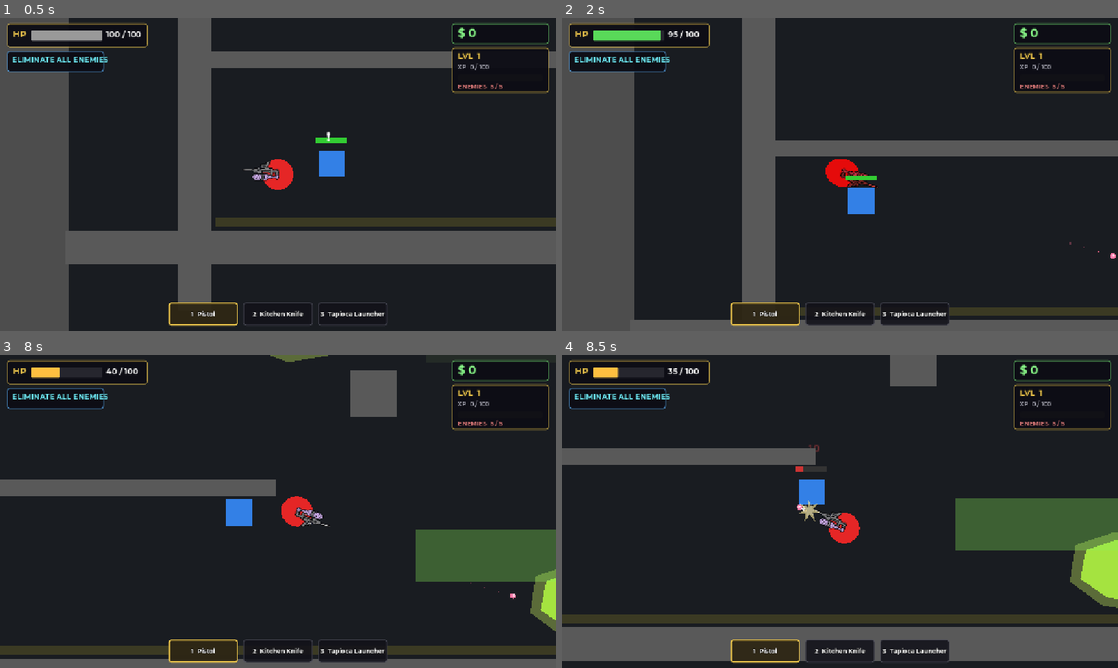
Above: before the commit, frames 1-4 (two rows, left to right).
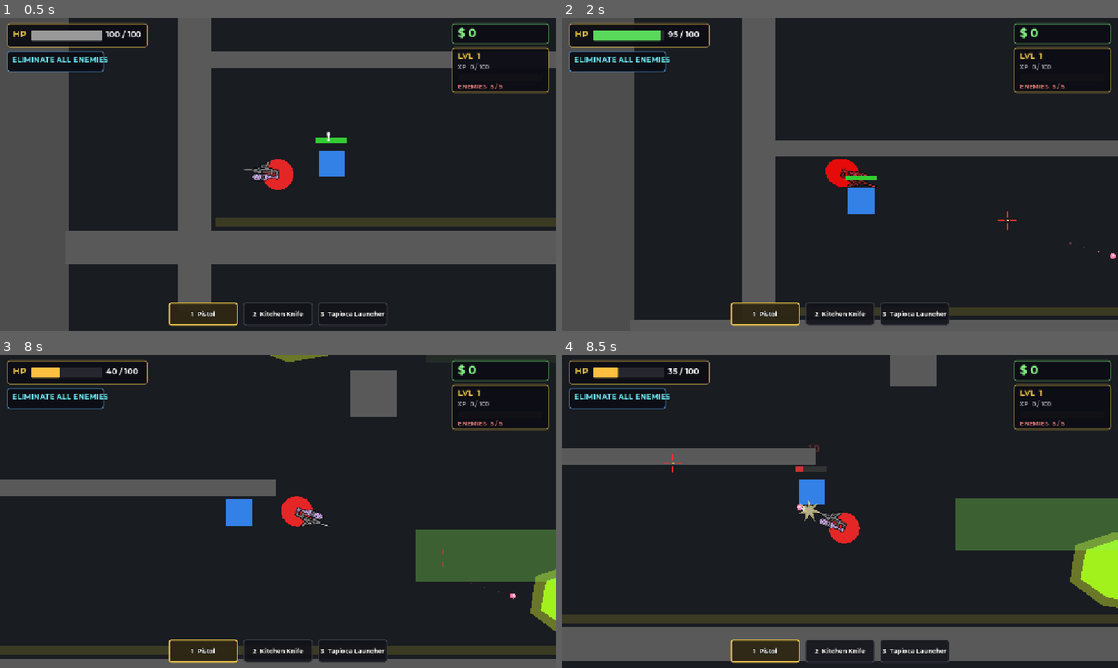
Above: after the commit, the same moments.

Repository: coyote321/BobaGame
Game: Godot game, scene res://Scenes/MissionScene5.tscn
Same seed, same stepped clock (60 frames per second), same inputs: the game is played once before the commit and once after it. This scene is started directly instead of the project's main scene. Sound files missing from this copy of the repository are replaced by a short silence.
Inputs (mouse positions are in pixels of both pictures, inside the frame that each line leads up to):
- Up to frame 1 (0.5 s): no input
- Up to frame 2 (2 s): tap Enter at 0.5 s; move the mouse to (812, 237) at 0.52 s; hold W (move_up) from 0.53 s (still down); tap G (ability) at 0.6 s; click (812, 237) at 0.67 s; move the mouse to (1006, 221) at 1.27 s; right-click (1006, 221) at 1.35 s; click (1006, 221) at 1.42 s
- Up to frame 3 (8 s): move the mouse to (111, 464) at 2.02 s; release W (move_up) at 2.03 s; press the mouse at (111, 464) at 2.03 s; hold A (move_left) 2.03-3.53 s; move the mouse to (305, 511) at 2.77 s; release the mouse at (305, 511) at 2.78 s; tap Ctrl (crouch) at 2.85 s; click (305, 511) at 2.92 s; move the mouse to (194, 433) at 3.52 s; hold S (move_down) 3.53-4.28 s; hold E (interact) 3.53-4.28 s; click (194, 433) at 3.67 s; move the mouse to (400, 495) at 4.27 s; hold D (move_right) 4.28-5.03 s; tap Shift (sprint) at 4.35 s; click (400, 495) at 4.42 s; move the mouse to (166, 527) at 5.02 s; hold W (move_up) 5.03-5.78 s; tap R (weapon_next) at 5.1 s; click (166, 527) at 5.17 s; move the mouse to (333, 442) at 5.77 s; hold D (move_right) from 5.78 s (still down); tap Q (weapon_prev) at 5.85 s; click (333, 442) at 5.92 s; move the mouse to (250, 574) at 6.52 s; tap G (ability) at 6.6 s; click (250, 574) at 6.67 s; move the mouse to (444, 558) at 7.27 s; right-click (444, 558) at 7.35 s; click (444, 558) at 7.42 s
- Up to frame 4 (8.5 s): move the mouse to (673, 464) at 8.02 s; release D (move_right) at 8.03 s; press the mouse at (673, 464) at 8.03 s; hold S (move_down) from 8.03 s (still down)

Frame 1 is identical in both runs. In frame 2, less than 0.1% of the frame differs, in the area x 78-82%, y 61-68%; in frame 3, 0.3%; in frame 4, 0.8%, in the area x 18-100%, y 31-78%.

Commit message:
powerplant scene

Diff:
--- a/Scenes/MissionScene5.tscn
+++ b/Scenes/MissionScene5.tscn
@@ -99,58 +99,58 @@
 
 [node name="Hazards" type="Node2D" parent="."]
 
-[node name="WastePoolWest" type="Area2D" parent="Hazards"]
+[node name="RadioactiveSludgeWest" type="Area2D" parent="Hazards"]
 position = Vector2(820, 760)
 collision_layer = 0
 collision_mask = 6
 script = ExtResource("7_hazard")
 mode = 1
 
-[node name="Visual" type="Polygon2D" parent="Hazards/WastePoolWest"]
-color = Color(0.62, 0.96, 0.18, 0.85)
+[node name="Visual" type="Polygon2D" parent="Hazards/RadioactiveSludgeWest"]
+color = Color(0.5, 1, 0.05, 0.9)
 polygon = PackedVector2Array(-90, -50, -40, -70, 30, -65, 80, -40, 90, 20, 50, 70, -20, 80, -75, 60, -100, 10)
 
-[node name="VisualGlow" type="Polygon2D" parent="Hazards/WastePoolWest"]
-color = Color(0.85, 1.0, 0.4, 0.35)
+[node name="VisualGlow" type="Polygon2D" parent="Hazards/RadioactiveSludgeWest"]
+color = Color(0.9, 1, 0.2, 0.4)
 polygon = PackedVector2Array(-110, -60, -50, -85, 40, -80, 95, -50, 110, 25, 65, 85, -25, 100, -90, 75, -120, 15)
 
-[node name="CollisionPolygon2D" type="CollisionPolygon2D" parent="Hazards/WastePoolWest"]
+[node name="CollisionPolygon2D" type="CollisionPolygon2D" parent="Hazards/RadioactiveSludgeWest"]
 polygon = PackedVector2Array(-90, -50, -40, -70, 30, -65, 80, -40, 90, 20, 50, 70, -20, 80, -75, 60, -100, 10)
 
-[node name="WastePoolEast" type="Area2D" parent="Hazards"]
+[node name="RadioactiveSludgeEast" type="Area2D" parent="Hazards"]
 position = Vector2(1580, 760)
 collision_layer = 0
 collision_mask = 6
 script = ExtResource("7_hazard")
 mode = 1
 
-[node name="Visual" type="Polygon2D" parent="Hazards/WastePoolEast"]
-color = Color(0.62, 0.96, 0.18, 0.85)
+[node name="Visual" type="Polygon2D" parent="Hazards/RadioactiveSludgeEast"]
+color = Color(0.5, 1, 0.05, 0.9)
 polygon = PackedVector2Array(-80, -60, -10, -75, 60, -55, 95, -10, 90, 50, 40, 80, -30, 75, -85, 40, -100, -10)
 
-[node name="VisualGlow" type="Polygon2D" parent="Hazards/WastePoolEast"]
-color = Color(0.85, 1.0, 0.4, 0.35)
+[node name="VisualGlow" type="Polygon2D" parent="Hazards/RadioactiveSludgeEast"]
+color = Color(0.9, 1, 0.2, 0.4)
 polygon = PackedVector2Array(-95, -75, -15, -90, 70, -70, 110, -15, 105, 60, 50, 95, -35, 90, -100, 55, -115, -15)
 
-[node name="CollisionPolygon2D" type="CollisionPolygon2D" parent="Hazards/WastePoolEast"]
+[node name="CollisionPolygon2D" type="CollisionPolygon2D" parent="Hazards/RadioactiveSludgeEast"]
 polygon = PackedVector2Array(-80, -60, -10, -75, 60, -55, 95, -10, 90, 50, 40, 80, -30, 75, -85, 40, -100, -10)
 
-[node name="WastePoolSouth" type="Area2D" parent="Hazards"]
+[node name="RadioactiveSludgeSouth" type="Area2D" parent="Hazards"]
 position = Vector2(1400, 1320)
 collision_layer = 0
 collision_mask = 6
 script = ExtResource("7_hazard")
 mode = 1
 
-[node name="Visual" type="Polygon2D" parent="Hazards/WastePoolSouth"]
-color = Color(0.62, 0.96, 0.18, 0.85)
+[node name="Visual" type="Polygon2D" parent="Hazards/RadioactiveSludgeSouth"]
+color = Color(0.5, 1, 0.05, 0.9)
 polygon = PackedVector2Array(-110, -40, -50, -60, 30, -55, 90, -30, 110, 20, 70, 55, 0, 65, -70, 50, -120, 15)
 
-[node name="VisualGlow" type="Polygon2D" parent="Hazards/WastePoolSouth"]
-color = Color(0.85, 1.0, 0.4, 0.35)
+[node name="VisualGlow" type="Polygon2D" parent="Hazards/RadioactiveSludgeSouth"]
+color = Color(0.9, 1, 0.2, 0.4)
 polygon = PackedVector2Array(-130, -50, -55, -75, 35, -70, 100, -40, 130, 25, 80, 70, 5, 80, -80, 65, -140, 20)
 
-[node name="CollisionPolygon2D" type="CollisionPolygon2D" parent="Hazards/WastePoolSouth"]
+[node name="CollisionPolygon2D" type="CollisionPolygon2D" parent="Hazards/RadioactiveSludgeSouth"]
 polygon = PackedVector2Array(-110, -40, -50, -60, 30, -55, 90, -30, 110, 20, 70, 55, 0, 65, -70, 50, -120, 15)
 
 [node name="RadiationCorridorNW" type="Area2D" parent="Hazards"]
--- a/Scripts/GameManager.gd
+++ b/Scripts/GameManager.gd
@@ -372,7 +372,7 @@
 	},
 	{
 		"target": "The Chief Engineer",
-		"desc": "Rogue insider holed up in the reactor hall — mind the waste pools.",
+		"desc": "Rogue insider holed up in a nuclear plant — radioactive sludge melts on contact.",
 		"scene": "res://Scenes/MissionScene5.tscn",
 		"mission_type": "boss_hunt",
 		"reward_min": 280, "reward_max": 400,
@@ -476,7 +476,7 @@
 	 "scene": "res://Scenes/MissionScene4.tscn",
 	 "reward_money": 200, "reward_xp": 140, "waves": 3, "time_limit": 120.0, "unlock_missions": 3,
 	 "color": Color(0.7, 0.45, 1.0)},
-	{"type": "boss_hunt", "label": "Reactor Breach", "desc": "Eliminate the rogue Chief Engineer inside an unstable reactor hall.",
+	{"type": "boss_hunt", "label": "Reactor Breach", "desc": "Eliminate the rogue Chief Engineer and avoid radioactive sludge.",
 	 "scene": "res://Scenes/MissionScene5.tscn",
 	 "reward_money": 240, "reward_xp": 180, "unlock_missions": 4,
 	 "color": Color(0.55, 0.95, 0.35)},
--- a/Scripts/Hazard.gd
+++ b/Scripts/Hazard.gd
@@ -25,7 +25,7 @@
 
 func _on_body_entered(body: Node) -> void:
 	if mode == Mode.WASTE:
-		_apply_damage(body, 9999.0)
+		_apply_sludge_melt(body)
 		return
 	if body not in _bodies:
 		_bodies.append(body)
@@ -43,3 +43,9 @@
 func _apply_damage(body: Node, amount: float) -> void:
 	if body.has_method("take_damage"):
 		body.take_damage(amount)
+
+func _apply_sludge_melt(body: Node) -> void:
+	if body.has_method("melt_die"):
+		body.melt_die()
+	else:
+		_apply_damage(body, 9999.0)
--- a/Scripts/PlayerController.gd
+++ b/Scripts/PlayerController.gd
@@ -26,6 +26,7 @@
 
 var _current_weapon_node: Node2D = null
 var _weapon_scene_cache: Dictionary = {}
+var _crosshair: Node2D = null
 
 func _make_sfx(stream: AudioStream, volume: float = 0.0) -> AudioStreamPlayer:
 	var sfx = AudioStreamPlayer.new()
@@ -50,6 +51,7 @@
 
 	await get_tree().process_frame
 	hud_node = get_tree().current_scene.find_child("HUD", true, false)
+	_create_crosshair()
 	_update_weapon_scene()
 
 func _physics_process(delta):
@@ -134,8 +136,49 @@
 	# Aim follows the mouse cursor. The right stick is wired to the mouse
 	# cursor via the JoystickCursor autoload, so this single path covers
 	# both keyboard+mouse and Xbox controller players.
+	_update_crosshair()
 	if has_node("Visuals"):
 		$Visuals.look_at(get_global_mouse_position())
+
+func _create_crosshair() -> void:
+	if _crosshair != null:
+		return
+	_crosshair = Node2D.new()
+	_crosshair.name = "Crosshair"
+	_crosshair.top_level = true
+	_crosshair.z_index = 500
+	_crosshair.visible = false
+	add_child(_crosshair)
+
+	var col := Color(1.0, 0.18, 0.18, 0.95)
+	var segments := [
+		[Vector2(-18, 0), Vector2(-6, 0)],
+		[Vector2(6, 0), Vector2(18, 0)],
+		[Vector2(0, -18), Vector2(0, -6)],
+		[Vector2(0, 6), Vector2(0, 18)],
+	]
+	for segment in segments:
+		var line := Line2D.new()
+		line.width = 2.0
+		line.default_color = col
+		line.add_point(segment[0])
+		line.add_point(segment[1])
+		_crosshair.add_child(line)
+
+	var center := Line2D.new()
+	center.width = 2.0
+	center.default_color = Color(1.0, 0.85, 0.35, 0.95)
+	center.add_point(Vector2(-2, 0))
+	center.add_point(Vector2(2, 0))
+	_crosshair.add_child(center)
+
+func _update_crosshair() -> void:
+	if _crosshair == null:
+		return
+	var menu_active := JoystickCursor.is_menu_active()
+	_crosshair.visible = GameManager.current_phase == "MISSION" and not menu_active and not is_game_over
+	if _crosshair.visible:
+		_crosshair.global_position = get_global_mouse_position()
 
 func handle_state_inputs():
 	# Crouch
@@ -454,6 +497,33 @@
 	if health <= 0:
 		die()
 
+func melt_die() -> void:
+	if is_game_over:
+		return
+	is_game_over = true
+	set_physics_process(false)
+	health = 0
+	_update_hud_health()
+	if _crosshair:
+		_crosshair.visible = false
+	if _death_sfx:
+		_death_sfx.play()
+	if hud_node and hud_node.has_method("hide_hud"):
+		hud_node.hide_hud()
+	var visuals := get_node_or_null("Visuals") as Node2D
+	var tween := create_tween().set_ease(Tween.EASE_IN).set_trans(Tween.TRANS_CUBIC)
+	if visuals:
+		tween.set_parallel(true)
+		tween.tween_property(visuals, "modulate", Color(0.25, 1.0, 0.15, 0.15), 0.7)
+		tween.tween_property(visuals, "scale", Vector2(1.4, 0.12), 0.7)
+		tween.tween_property(visuals, "rotation", visuals.rotation + 0.5, 0.7)
+	else:
+		tween.tween_property(self, "modulate", Color(0.25, 1.0, 0.15, 0.15), 0.7)
+	await tween.finished
+	await get_tree().create_timer(0.25).timeout
+	GameManager.health = GameManager.max_health
+	get_tree().change_scene_to_file("res://Scenes/EndScreen.tscn")
+
 func heal(amount: int) -> void:
 	health = min(health + amount, GameManager.max_health)
 
@@ -471,6 +541,8 @@
 		return
 	is_game_over = true
 	set_physics_process(false)
+	if _crosshair:
+		_crosshair.visible = false
 
 	# Play death sound
 	if _death_sfx:
